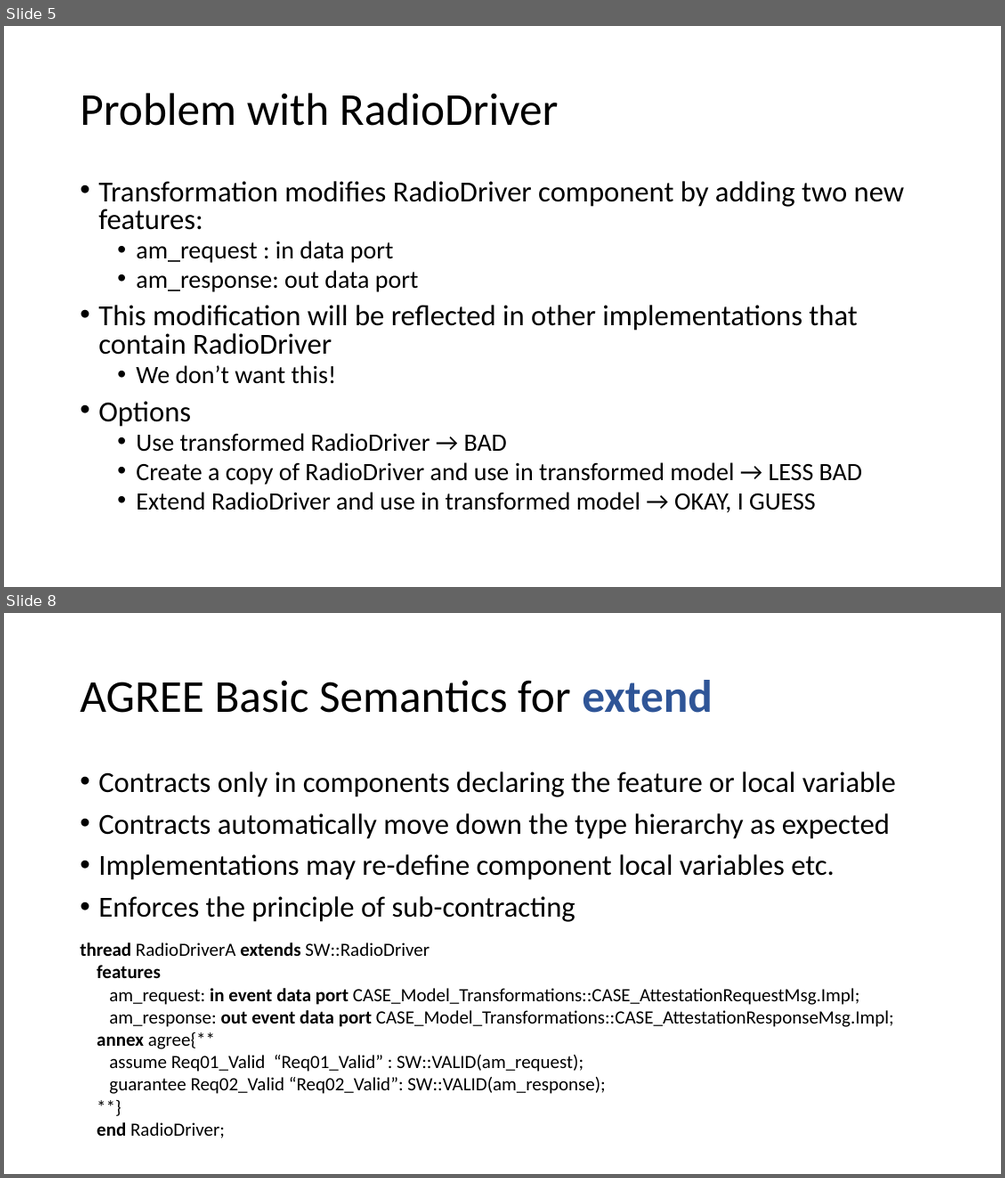
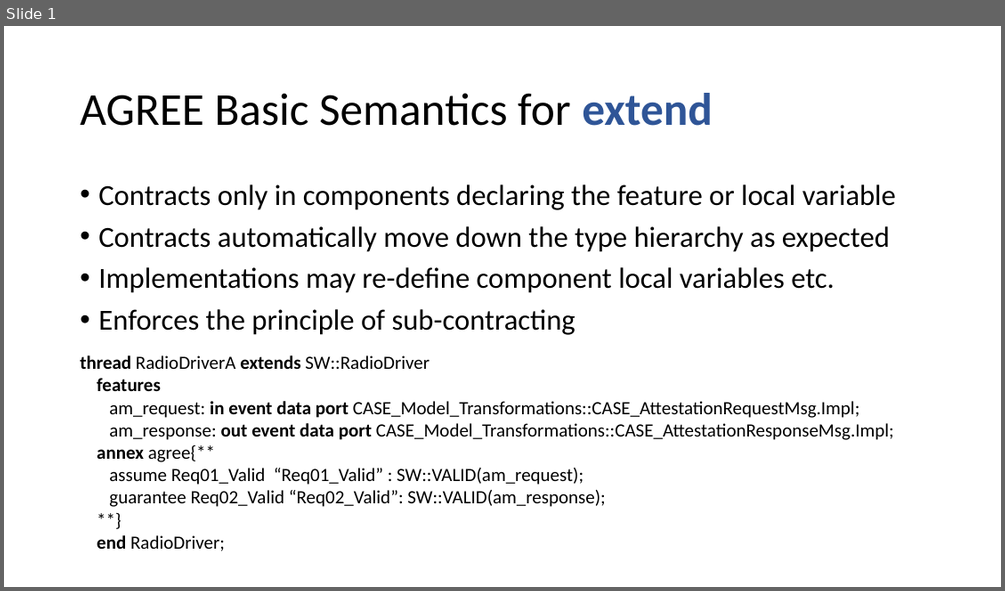
Before and after one commit to loonwerks/formal-methods-workbench, a slide deck: models/AGREE_extend_semantics_tests/basic_semantics/AGREE_extend_semantics.pptx. Shown one above the other, each under a label of ours: slides 5 and 8 before the commit, slide 1 after it; the slides between them are not shown. The pictures are 1005x1178 and 1005x591 pixels, drawn with LibreOffice and Linux fonts; fonts in the diff are those of the drawing. Boxes give left, top, right and bottom in pixels: in the first picture for what was removed or moved away, otherwise in the second. Text is boxed around its words. In the diff, an @@ line names an element or a change of style, - is before the commit and + after.

```diff
--- a/models/AGREE_extend_semantics_tests/basic_semantics/AGREE_extend_semantics.pptx
+++ b/models/AGREE_extend_semantics_tests/basic_semantics/AGREE_extend_semantics.pptx
@@ slide 5 removed at [4,26,1001,587], background #FFFFFF @@
@@ title removed at [80,93,558,126] @@
-Problem with RadioDriver
@@ text removed at [98,181,905,513] @@
-• Transformation modifies RadioDriver component by adding two new features:
-  • am_request : in data port
-  • am_response: out data port
-• This modification will be reflected in other implementations that contain RadioDriver
-  • We don’t want this!
-• Options
-  • Use transformed RadioDriver → BAD
-  • Create a copy of RadioDriver and use in transformed model → LESS BAD
-  • Extend RadioDriver and use in transformed model → OKAY, I GUESS
@@ what was slide 8 is now slide 1 @@
```
Also in this commit, not shown: 6 other slides removed.
